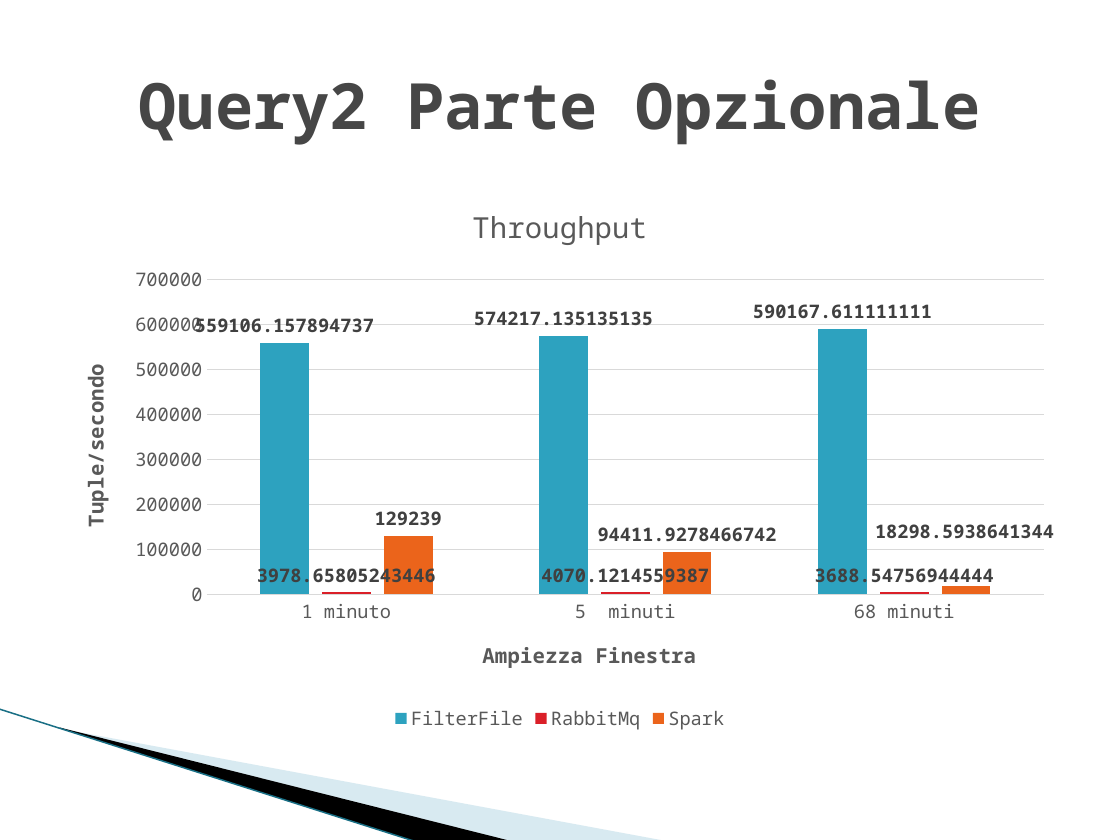
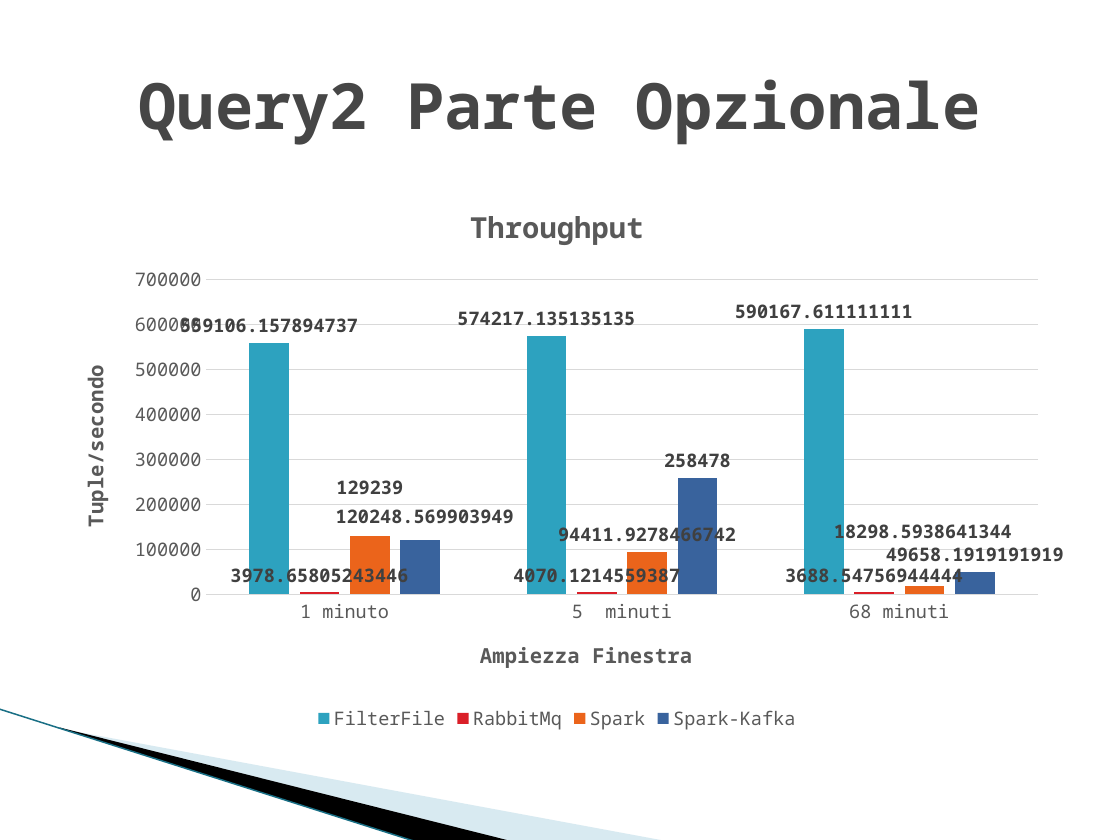
Before and after one commit to alexiey91/Flink, a slide deck: slide 25 of SABD2.pptx. Drawn at 1120x840 pixels with LibreOffice and Linux fonts; fonts in the diff are those of the drawing; background and template pictures are left out. Boxes give left, top, right and bottom in pixels: in the first picture for what was removed or moved away, otherwise in the second. Text is boxed around its words. In the diff, an @@ line names an element or a change of style, - is before the commit and + after.

```diff
--- a/SABD2.pptx
+++ b/SABD2.pptx
@@ column chart at (x1=56, y1=181, x2=1064, y2=736) @@
@@ data labels of Spark changed @@
+Spark-Kafka: 120248.569904, 258478, 49658.191919
```
Also in this commit, not shown: 7 other slides changed.
